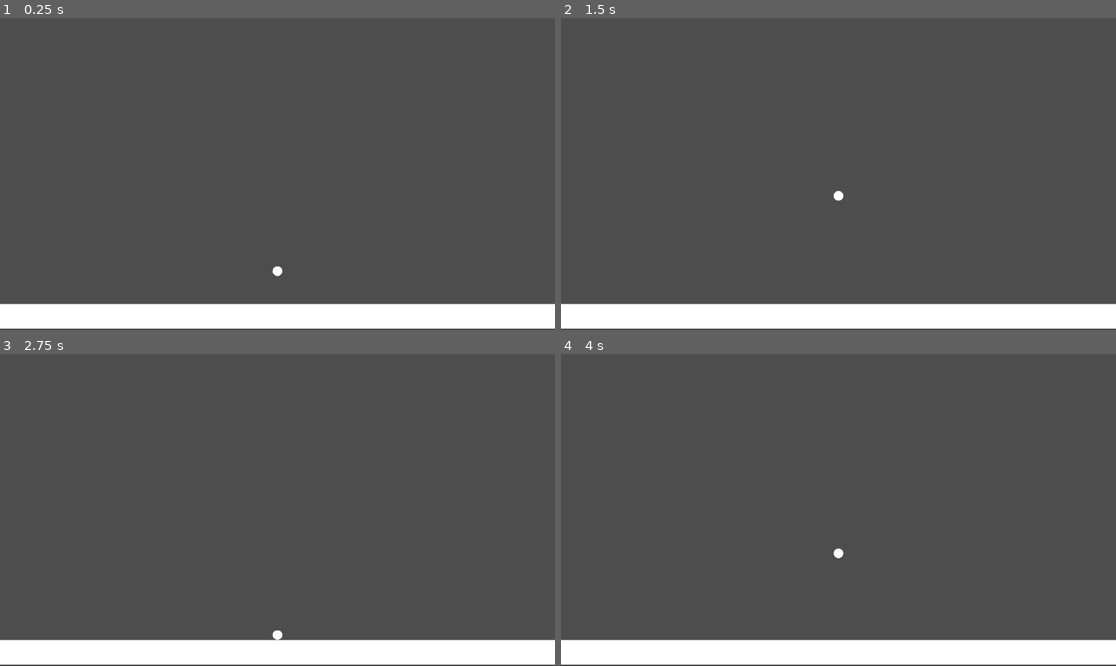
Above: before the commit, frames 1-4 (two rows, left to right).
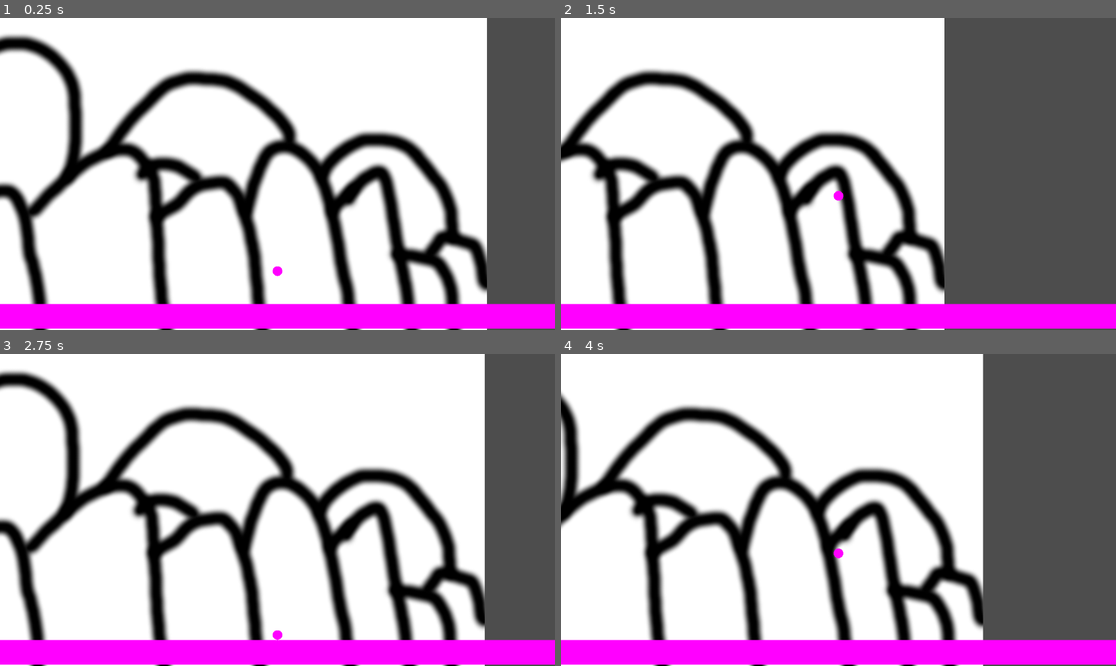
Above: after the commit, the same moments.

Repository: w01vs/Godot-2d-experiments
Game: Godot game, scene res://Scenes/world.tscn
The game is run twice, just before and just after one commit, with the same random seed, the same clock (stepped at 60 frames per second) and the same inputs.
Inputs (mouse positions are in pixels of both pictures, inside the frame that each line leads up to):
- Up to frame 1 (0.25 s): no input
- Up to frame 2 (1.5 s): tap Enter (ui_accept) at 0.5, 0.77 s; move the mouse to (960, 158) at 0.52 s; hold Right (ui_right) 0.53-1.25 s; click (960, 158) at 0.67 s; drag from (727, 189) to (810, 236) at 1.27 s
- Up to frame 3 (2.75 s): tap Enter (ui_accept) at 2 s; move the mouse to (333, 441) at 2.02 s; hold Left (ui_left) from 2.03 s (still down)
- Up to frame 4 (4 s): release Left (ui_left) at 2.75 s; drag from (810, 572) to (672, 463) at 2.77 s; tap Enter (ui_accept) at 3.5, 3.77 s; move the mouse to (1005, 556) at 3.52 s; hold Right (ui_right) from 3.53 s (still down)

The runs differ from the first frame. In frame 1, 86% of the frame differs, in the area x 0-100%, y 0-100%; in frame 2, 70%; in frame 3, 86%; in frame 4, 76%.

Commit message:
added background so you see you are moving

Diff:
--- a/Scenes/player.tscn
+++ b/Scenes/player.tscn
@@ -1,10 +1,12 @@
-[gd_scene load_steps=4 format=3 uid="uid://bswaw23ptboii"]
+[gd_scene load_steps=5 format=3 uid="uid://bswaw23ptboii"]
 
 [ext_resource type="Script" path="res://Scripts/char.gd" id="1_go2qr"]
 
 [sub_resource type="CircleShape2D" id="CircleShape2D_h80i5"]
 
 [sub_resource type="SphereMesh" id="SphereMesh_swdty"]
+
+[sub_resource type="ImageTexture" id="ImageTexture_on6nr"]
 
 [node name="a" type="CharacterBody2D"]
 script = ExtResource("1_go2qr")
@@ -16,3 +18,4 @@
 position = Vector2(-5.36442e-07, 2.11596e-06)
 scale = Vector2(20.0227, 20)
 mesh = SubResource("SphereMesh_swdty")
+texture = SubResource("ImageTexture_on6nr")
--- a/Scenes/world.tscn
+++ b/Scenes/world.tscn
@@ -1,12 +1,15 @@
-[gd_scene load_steps=5 format=3 uid="uid://dw44asgq80d1i"]
+[gd_scene load_steps=7 format=3 uid="uid://dw44asgq80d1i"]
 
 [ext_resource type="Script" path="res://Scenes/world.gd" id="1_nr6ly"]
 [ext_resource type="PackedScene" uid="uid://bswaw23ptboii" path="res://Scenes/player.tscn" id="1_qn3e7"]
+[ext_resource type="Texture2D" uid="uid://b064cp3cmouh7" path="res://Assets/background.png" id="3_jskq7"]
 
 [sub_resource type="RectangleShape2D" id="RectangleShape2D_vkyhv"]
 size = Vector2(4.25372, 1.00971)
 
 [sub_resource type="BoxMesh" id="BoxMesh_hmy4k"]
+
+[sub_resource type="ImageTexture" id="ImageTexture_gma1a"]
 
 [node name="World" type="Node2D"]
 script = ExtResource("1_nr6ly")
@@ -21,9 +24,21 @@
 [node name="MeshInstance2D" type="MeshInstance2D" parent="StaticBody2D/CollisionShape2D"]
 scale = Vector2(4.27034, 1)
 mesh = SubResource("BoxMesh_hmy4k")
+texture = SubResource("ImageTexture_gma1a")
 
 [node name="Player" parent="." instance=ExtResource("1_qn3e7")]
 position = Vector2(-415, 169)
 jumps = 2
 
 [node name="Cam" type="Camera2D" parent="."]
+
+[node name="ParallaxBackground" type="ParallaxBackground" parent="."]
+
+[node name="ParallaxLayer" type="ParallaxLayer" parent="ParallaxBackground"]
+position = Vector2(-4, 6)
+rotation = 1.5708
+motion_mirroring = Vector2(1280, 0)
+
+[node name="Background" type="Sprite2D" parent="ParallaxBackground/ParallaxLayer"]
+position = Vector2(-5.00003, -664)
+texture = ExtResource("3_jskq7")
Binary file added: Assets/background.png
Not shown, added: Assets/background.png.import
